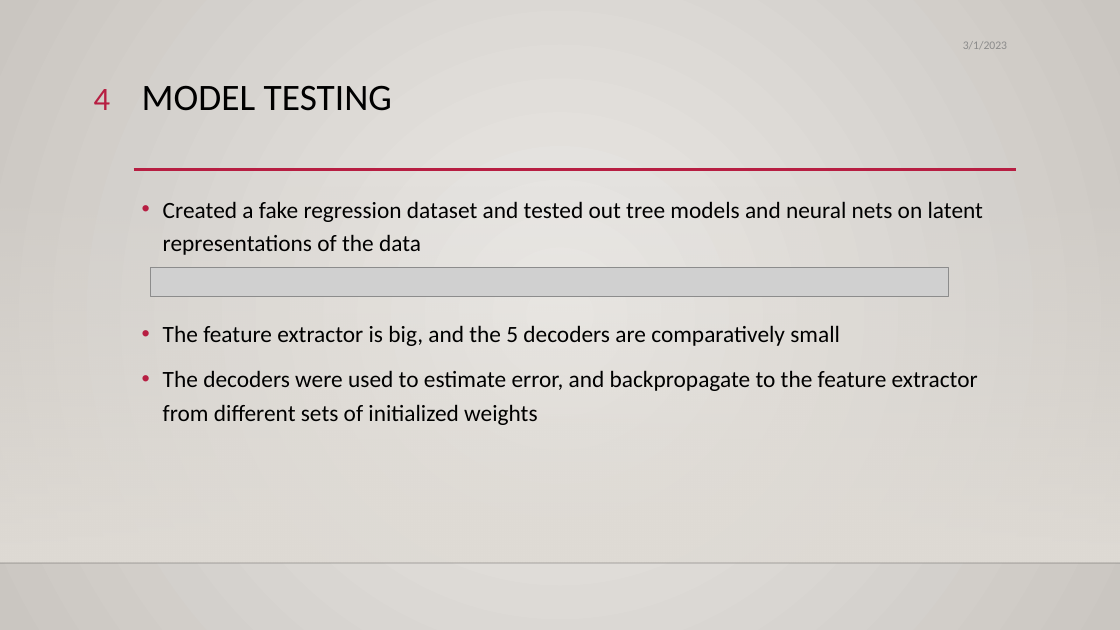
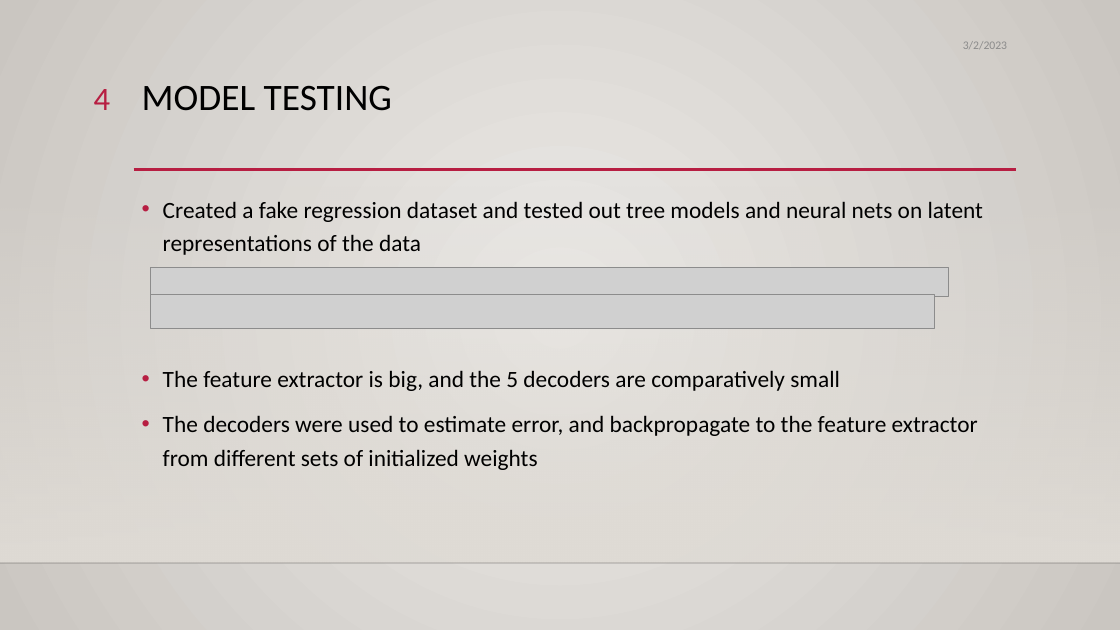
Before and after one commit to sjurmsc/MSC2023, a slide deck: slide 4 of Meeting Presentations/02.03.2023_General_Meeting.pptx. Drawn at 1120x630 pixels with LibreOffice and Linux fonts; fonts in the diff are those of the drawing; grey boxes stand for pictures; background and template pictures are left out. Boxes give left, top, right and bottom in pixels: in the first picture for what was removed or moved away, otherwise in the second. Text is boxed around its words. In the diff, an @@ line names an element or a change of style, - is before the commit and + after.

```diff
--- a/Meeting Presentations/02.03.2023_General_Meeting.pptx
+++ b/Meeting Presentations/02.03.2023_General_Meeting.pptx
@@ text "Created a fake regression dataset ..." rewrapped from bbox=[163, 201, 983, 425] to bbox=[163, 201, 983, 470] @@
@@ picture added at bbox=[151, 295, 935, 329] @@
```
Also in this commit, not shown: 18 other slides changed, 2 other files.
